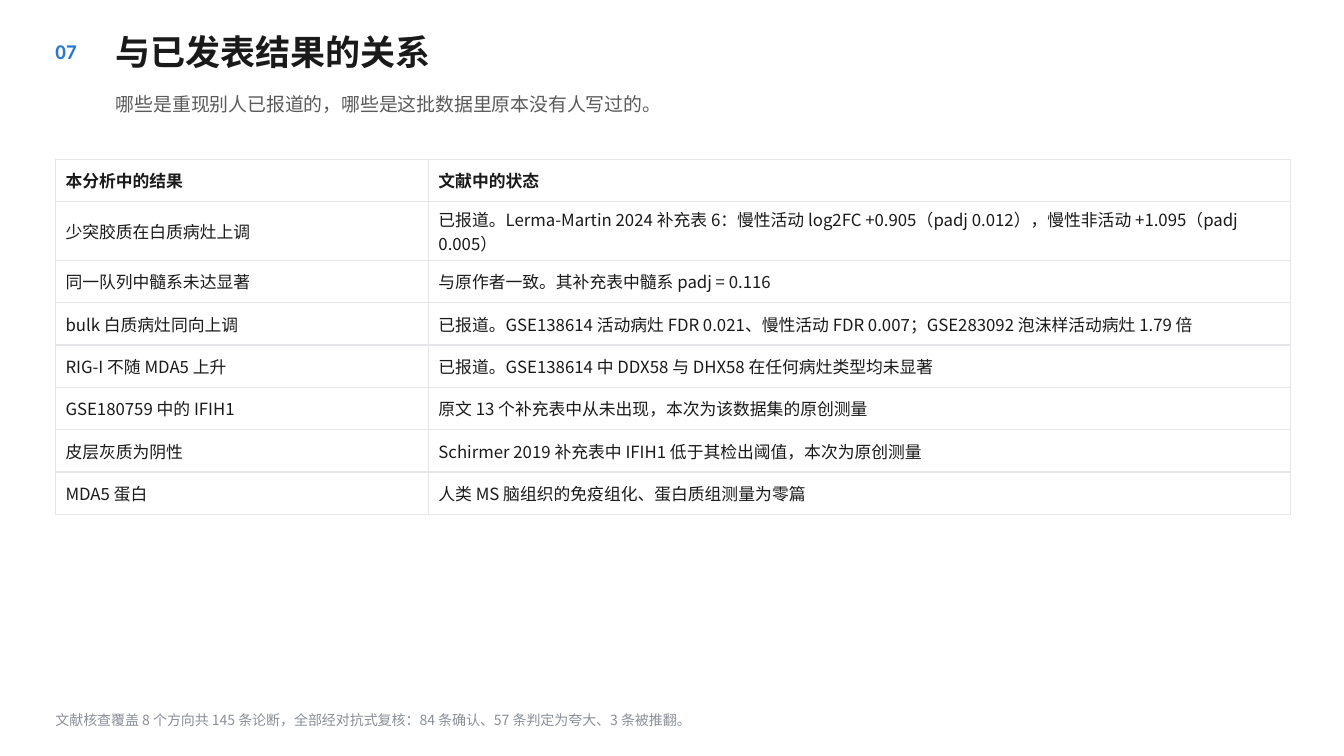
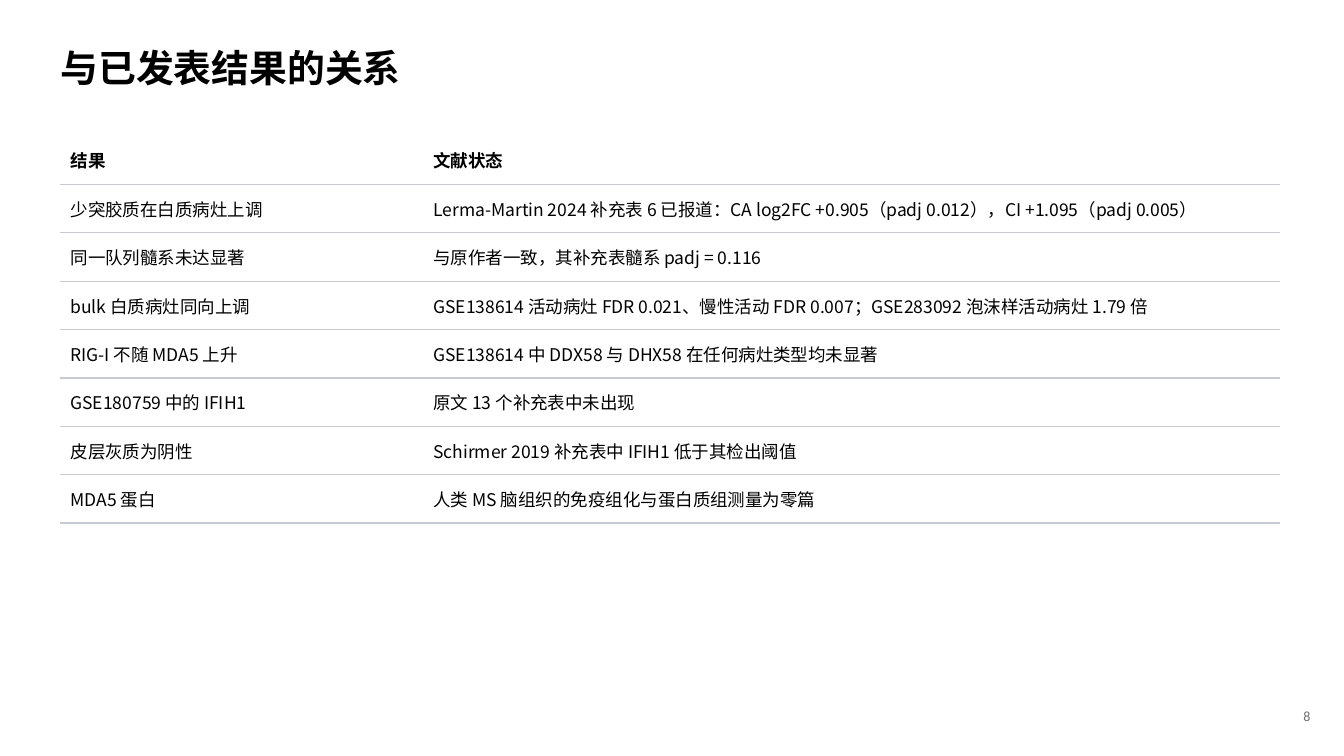
Before and after one commit to 7c96bzczcj-prog/aaa, a slide deck: slide 9 of results/mda5/MDA5_IFIH1_人脑与MS.pptx (slide 8 before the commit). Drawn at 1344x756 pixels with LibreOffice and Linux fonts; fonts in the diff are those of the drawing. Boxes give left, top, right and bottom in pixels: in the first picture for what was removed or moved away, otherwise in the second. Text is boxed around its words. In the diff, an @@ line names an element or a change of style, - is before the commit and + after.

```diff
--- a/results/mda5/MDA5_IFIH1_人脑与MS.pptx
+++ b/results/mda5/MDA5_IFIH1_人脑与MS.pptx
@@ text removed at [55,45,76,59] @@
-07
@@ text "与已发表结果的关系": place and size @@
-text "与已发表结果的关系" at [116,35,431,68]
+text "与已发表结果的关系" at [60,49,400,86]
@@ text "与已发表结果的关系" at [60,49,400,86]: size 25 to 27 pt, text colour #1A1A1A to #000000 @@
@@ text removed at [116,95,661,113] @@
-哪些是重现别人已报道的，哪些是这批数据里原本没有人写过的。
@@ table at [60,136,1280,512] @@
-row 1, column 1: 本分析中的结果
+row 1, column 1: 结果
-row 1, column 2: 文献中的状态
+row 1, column 2: 文献状态
-row 2, column 2: 已报道。Lerma-Martin 2024 补充表 6：慢性活动 log2FC +0.905（padj 0.012），慢性非活动 +1.095（padj 0.005）
+row 2, column 2: Lerma-Martin 2024 补充表 6 已报道：CA log2FC +0.905（padj 0.012），CI +1.095（padj 0.005）
-row 3, column 1: 同一队列中髓系未达显著
+row 3, column 1: 同一队列髓系未达显著
-row 3, column 2: 与原作者一致。其补充表中髓系 padj = 0.116
+row 3, column 2: 与原作者一致，其补充表髓系 padj = 0.116
-row 4, column 2: 已报道。GSE138614 活动病灶 FDR 0.021、慢性活动 FDR 0.007；GSE283092 泡沫样活动病灶 1.79 倍
+row 4, column 2: GSE138614 活动病灶 FDR 0.021、慢性活动 FDR 0.007；GSE283092 泡沫样活动病灶 1.79 倍
-row 5, column 2: 已报道。GSE138614 中 DDX58 与 DHX58 在任何病灶类型均未显著
+row 5, column 2: GSE138614 中 DDX58 与 DHX58 在任何病灶类型均未显著
-row 6, column 2: 原文 13 个补充表中从未出现，本次为该数据集的原创测量
+row 6, column 2: 原文 13 个补充表中未出现
-row 7, column 2: Schirmer 2019 补充表中 IFIH1 低于其检出阈值，本次为原创测量
+row 7, column 2: Schirmer 2019 补充表中 IFIH1 低于其检出阈值
-row 8, column 2: 人类 MS 脑组织的免疫组化、蛋白质组测量为零篇
+row 8, column 2: 人类 MS 脑组织的免疫组化与蛋白质组测量为零篇
@@ fill #FFFFFF to none in 16 cells @@
@@ size 12 to 12.5 pt, text colour #1A1A1A to #000000 in "少突胶质在白质病灶上调", "bulk 白质病灶同向上调", "RIG-I 不随 MDA5 上升", "GSE180759 中的 IFIH1" and 2 more places @@
@@ borders changed @@
@@ table: place and size @@
-table at [55,159,1291,506]
+table at [60,136,1280,512]
@@ text removed at [55,713,691,726] @@
-文献核查覆盖 8 个方向共 145 条论断，全部经对抗式复核：84 条确认、57 条判定为夸大、3 条被推翻。
@@ text added at [1303,711,1310,721], 10 pt, text #6E6E6E @@
+8
```
Also in this commit, not shown: 3 other slides changed, 6 slides added, 5 slides removed, 10 other files.
